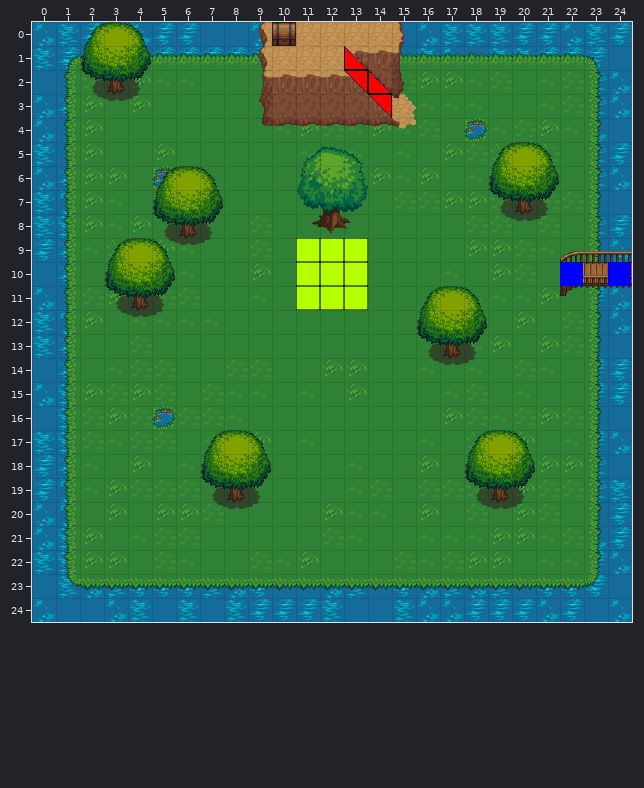
Two versions of a level (Tiled map, src/Ressources/Map/campagne_ThunderSun.tmx). This is how it looked before the edit.
Cells are 32x32 px. Shown: x 0..24, y 0..24.
The same view after the edit:
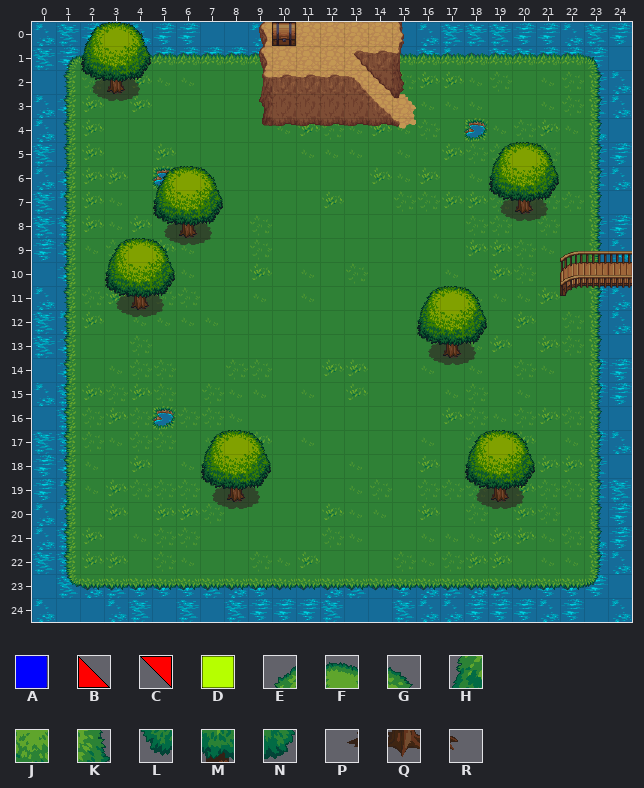
Key: from "collision_final": A 10, B 34, C 48, D 75; from "terrain_atlas": E 925, F 926, G 927, H 957, J 958, K 959, L 989, M 990, N 991, P 1021, Q 1022, R 1023.
_ is an empty cell.
Edits made:
Layer "background_2":
The author cleared tile P in row 8 at x 11.
The author cleared tile Q in row 8 at x 12.
The author cleared tile R in row 8 at x 13.
Layer "overground":
The author cleared tile E in row 5 at x 11.
The author cleared tile F in row 5 at x 12.
The author cleared tile G in row 5 at x 13.
The author cleared tile H in row 6 at x 11.
The author cleared tile J in row 6 at x 12.
The author cleared tile K in row 6 at x 13.
The author cleared tile L in row 7 at x 11.
The author cleared tile M in row 7 at x 12.
The author cleared tile N in row 7 at x 13.
Layer "escalier":
The author cleared tile A in row 10 at x 22 and 24.
The author cleared tile B in row 1 at x 13; in row 2 at x 14.
The author cleared tile C in row 2 at x 13; in row 3 at x 14.
The author cleared tile D in rows 9 to 11 at x 11 to 13.
